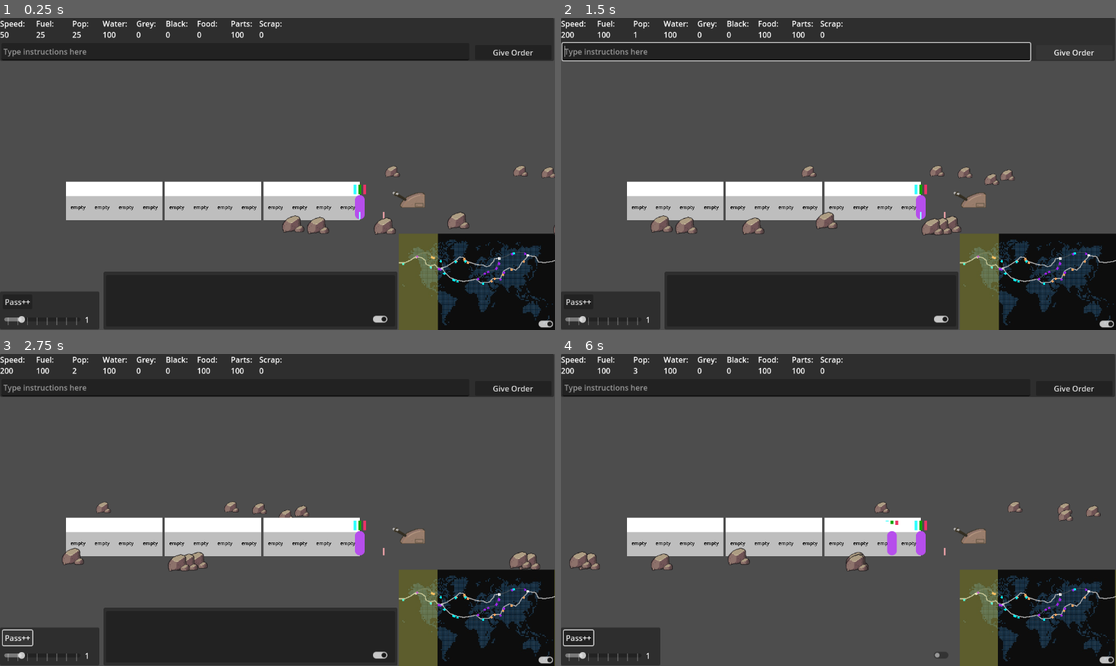
Above: before the commit, frames 1-4 (two rows, left to right).
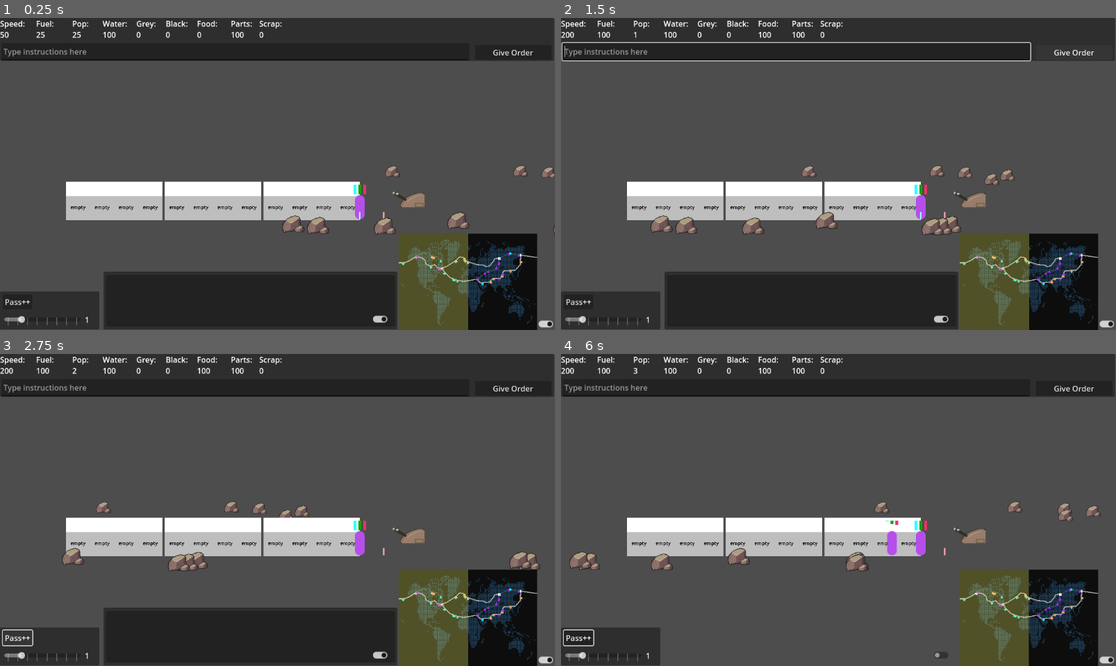
Above: after the commit, the same moments.

Repository: Sphinx111/ed_and_morgs_train_builder
Game: Godot game, scene res://Scenes/traincar.tscn
The game is run twice, just before and just after one commit, with the same random seed, the same clock (stepped at 60 frames per second) and the same inputs.
Inputs (mouse positions are in pixels of both pictures, inside the frame that each line leads up to):
- Up to frame 1 (0.25 s): no input
- Up to frame 2 (1.5 s): click (794, 52) at 0.52 s; type "12" at 0.6 s; click "Give Order" at 1.25 s
- Up to frame 3 (2.75 s): click "Pass++" at 2 s
- Up to frame 4 (6 s): click (1104, 659) at 2.75 s; click (938, 656) at 3.5 s; click "Give Order" at 4.25 s; click "Pass++" at 5 s; click (1104, 659) at 5.75 s

The runs differ from the first frame. In frame 1, 4.0% of the frame differs, in the area x 72-100%, y 69-100%; in frame 2, 4.0%; in frame 3, 4.0%; in frame 4, 4.0%.

Commit message:
Balanced the sun

Diff:
--- a/MapHandler.gd
+++ b/MapHandler.gd
@@ -12,7 +12,7 @@
 var sun1 : PathFollow2D = null
 var sun2 : PathFollow2D = null
 var sunradius : float = 720.0
-var sunspeed : float = 5
+var sunspeed : float = 1.0
 
 func _ready():
 	mainRoute = get_node("MainRoute")
--- a/Scenes/passenger.tscn
+++ b/Scenes/passenger.tscn
@@ -20,7 +20,12 @@
 offset_right = -7.0
 offset_bottom = -52.0
 color = Color(0.2, 1, 1, 1)
+
 [node name="Area2D" type="Area2D" parent="."]
+
+[node name="CollisionShape2D" type="CollisionShape2D" parent="Area2D"]
+position = Vector2(0, -25)
+shape = SubResource("CapsuleShape2D_lyrvh")
 
 [node name="DebugHunger" type="ColorRect" parent="."]
 visible = false
@@ -29,9 +34,6 @@
 offset_right = 3.0
 offset_bottom = -52.0
 color = Color(0.0576789, 0.637473, 1.92523e-07, 1)
-[node name="CollisionShape2D" type="CollisionShape2D" parent="Area2D"]
-position = Vector2(0, -25)
-shape = SubResource("CapsuleShape2D_lyrvh")
 
 [node name="DebugRest" type="ColorRect" parent="."]
 visible = false
@@ -40,4 +42,5 @@
 offset_right = 13.0
 offset_bottom = -52.0
 color = Color(0.916171, 0.2, 0.396461, 1)
+
 [connection signal="input_event" from="Area2D" to="." method="_on_area_2d_input_event"]
--- a/Scenes/world_map.tscn
+++ b/Scenes/world_map.tscn
@@ -19,21 +19,21 @@
 
 [sub_resource type="Curve2D" id="Curve2D_ecn11"]
 _data = {
-"points": PackedVector2Array(0, 0, 0, 0, 248.953, 32.199, 0, 0, 0, 0, 264.66, 34.2932, 0, 0, 0, 0, 269.634, 44.5026, 0, 0, 0, 0, 281.414, 45.8115, 0, 0, 0, 0, 296.335, 43.7173, 0, 0, 0, 0, 301.571, 41.623)
-}
-point_count = 6
+"points": PackedVector2Array(0, 0, 0, 0, 236.126, 31.4136, 0, 0, 0, 0, 258.115, 34.555, 0, 0, 0, 0, 267.016, 35.8639)
+}
+point_count = 3
 
 [sub_resource type="Curve2D" id="Curve2D_3jykw"]
 _data = {
-"points": PackedVector2Array(0, 0, 0, 0, 148.691, 78.0105, 0 …(122 unchanged characters)… 0, 0, 0, 202.094, 62.3037, 0, 0, 0, 0, 213.351, 56.0209, 0, 0, 0, 0, 225.654, 60.2094, 0, 0, 0, 0, 232.199, 54.712, 0, 0, 0, 0, 238.22, 44.5026, 0, 0, 0, 0, 246.597, 36.911, 0, 0, 0, 0, 249.215, 32.4607)
-}
-point_count = 12
+"points": PackedVector2Array(0, 0, 0, 0, 148.691, 78.0105, 0 …(122 unchanged characters)… 0, 0, 0, 202.094, 62.3037, 0, 0, 0, 0, 225.654, 60.2094, 0, 0, 0, 0, 234.293, 49.7382, 0, 0, 0, 0, 235.602, 31.9372)
+}
+point_count = 9
 
 [sub_resource type="Curve2D" id="Curve2D_w1i7g"]
 _data = {
-"points": PackedVector2Array(0, 0, 0, 0, 194.764, 37.6963, 0, 0, 0, 0, 207.33, 33.5079, 0, 0, 0, 0, 218.848, 26.9634, 0, 0, 0, 0, 232.199, 25.6545, 0, 0, 0, 0, 242.147, 26.4398, 0, 0, 0, 0, 248.953, 31.4136)
-}
-point_count = 6
+"points": PackedVector2Array(0, 0, 0, 0, 194.764, 37.6963, 0, 0, 0, 0, 212.827, 27.4869, 0, 0, 0, 0, 235.602, 31.4136)
+}
+point_count = 3
 
 [sub_resource type="Curve2D" id="Curve2D_g8h5j"]
 _data = {
@@ -55,7 +55,7 @@
 
 [sub_resource type="Curve2D" id="Curve2D_1huhg"]
 _data = {
-"points": PackedVector2Array(0, 0, 0, 0, 1447.5, 395, 0, 0, 0, 0, -289.5, 395)
+"points": PackedVector2Array(0, 0, 0, 0, 1536, 395, 0, 0, 0, 0, -512, 395)
 }
 point_count = 2
 
@@ -65,7 +65,7 @@
 [node name="Background" type="Sprite2D" parent="."]
 modulate = Color(0.427493, 0.427493, 0.427493, 1)
 position = Vector2(-2, -39)
-scale = Vector2(1.925, 1.925)
+scale = Vector2(1.705, 1.925)
 texture = ExtResource("2_4ojr4")
 centered = false
 
@@ -155,7 +155,7 @@
 lines = [NodePath("../../RoutesParent/Route99")]
 
 [node name="Junction99" parent="JunctionsParent" node_paths=PackedStringArray("lines") instance=ExtResource("4_g8h5j")]
-position = Vector2(952, 122)
+position = Vector2(900, 120)
 lines = [NodePath("../../RoutesParent/Route98"), NodePath("../../RoutesParent/Route97")]
 
 [node name="Junction98" parent="JunctionsParent" node_paths=PackedStringArray("lines") instance=ExtResource("4_g8h5j")]
@@ -174,17 +174,17 @@
 clip_children = 1
 offset_left = -2.0
 offset_top = -40.0
-offset_right = 1153.0
+offset_right = 1022.0
 offset_bottom = 683.0
-color = Color(1, 1, 1, 0.329412)
+mouse_filter = 1
+color = Color(1, 1, 1, 0.278431)
 
 [node name="Sunpath" type="Path2D" parent="MapMask"]
 curve = SubResource("Curve2D_1huhg")
 
 [node name="Sun1" type="PathFollow2D" parent="MapMask/Sunpath"]
-position = Vector2(-0.00278274, 395)
+position = Vector2(1536, 395)
 rotation = 3.14159
-progress = 1447.5
 
 [node name="ColorRect" type="ColorRect" parent="MapMask/Sunpath/Sun1"]
 anchors_preset = 8
@@ -192,17 +192,17 @@
 anchor_top = 0.5
 anchor_right = 0.5
 anchor_bottom = 0.5
-offset_left = -289.0
 offset_top = -381.0
-offset_right = 290.0
+offset_right = 512.0
 offset_bottom = 427.0
 grow_horizontal = 2
 grow_vertical = 2
 color = Color(1, 1, 0.423529, 1)
 
 [node name="Sun2" type="PathFollow2D" parent="MapMask/Sunpath"]
-position = Vector2(1447.5, 395)
+position = Vector2(512, 395)
 rotation = 3.14159
+progress = 1024.0
 
 [node name="ColorRect" type="ColorRect" parent="MapMask/Sunpath/Sun2"]
 anchors_preset = 8
@@ -210,9 +210,8 @@
 anchor_top = 0.5
 anchor_right = 0.5
 anchor_bottom = 0.5
-offset_left = -289.0
 offset_top = -343.0
-offset_right = 290.0
+offset_right = 512.0
 offset_bottom = 405.0
 grow_horizontal = 2
 grow_vertical = 2
